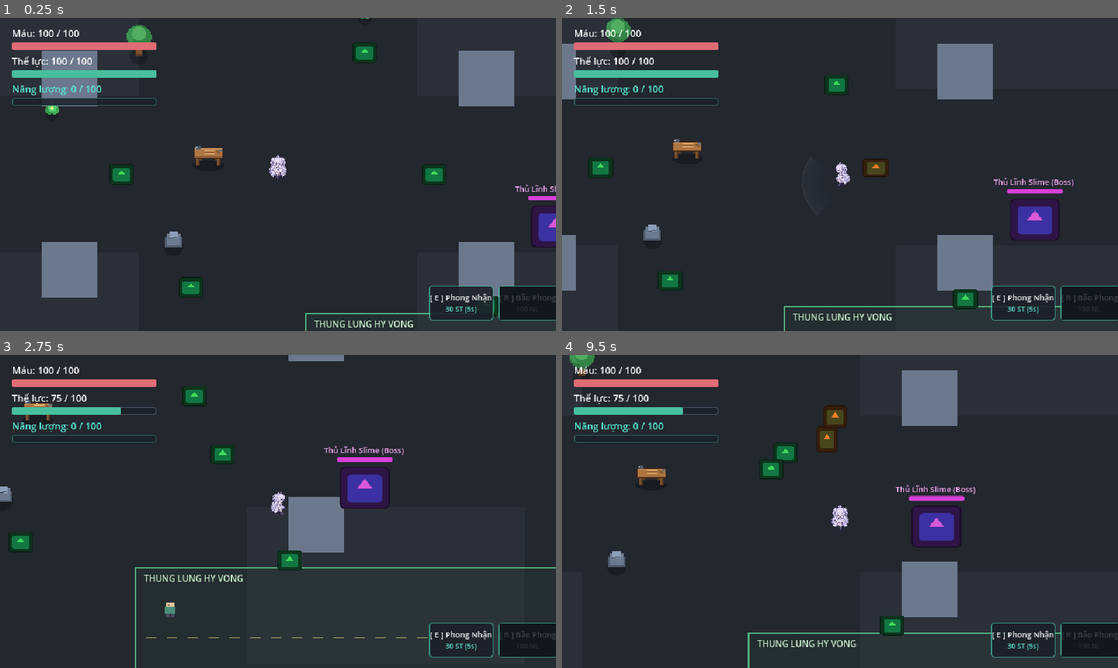
Above: before the commit, frames 1-4 (two rows, left to right).
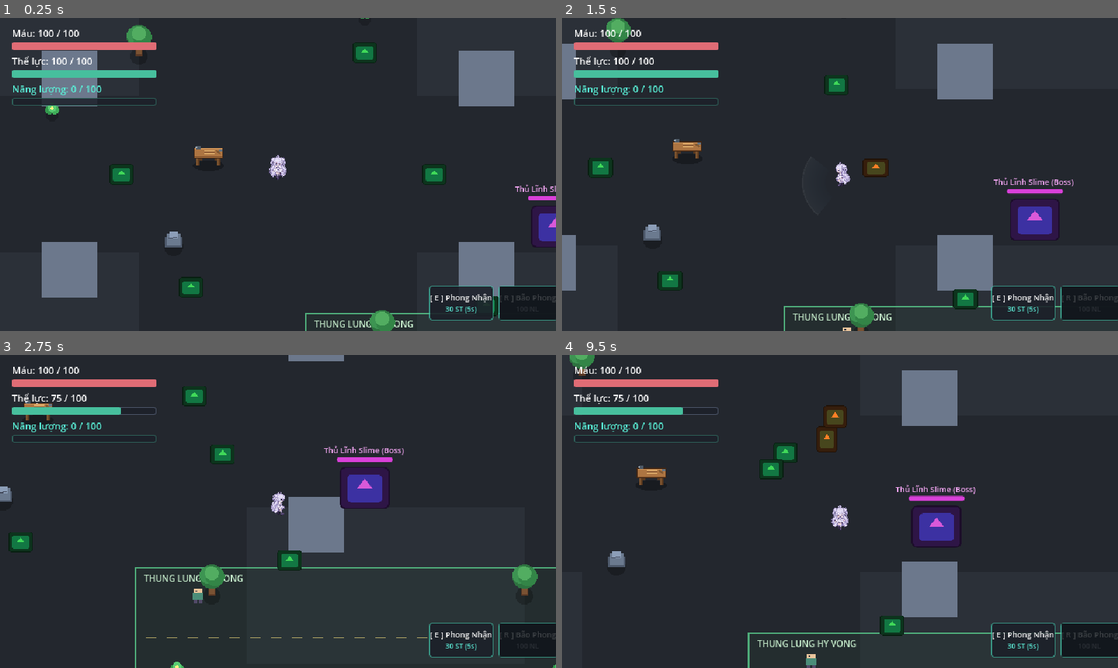
Above: after the commit, the same moments.

Repository: atheist1504/Shiroi-Game
Game: Godot game, scene res://main.tscn
Two runs of this game, one before a commit and one after it. Both use one fixed random seed, a clock stepped at 60 frames per second and the inputs below. The engine's default icon, where the game draws it, is replaced by a stand-in: a white triangle on a blue panel in a dark square.
Inputs (mouse positions are in pixels of both pictures, inside the frame that each line leads up to):
- Up to frame 1 (0.25 s): no input
- Up to frame 2 (1.5 s): tap Enter at 0.5 s; move the mouse to (962, 158) at 0.52 s; hold D (move_right) 0.53-1.28 s; hold F (interact) 0.53-1.28 s; click (962, 158) at 0.67 s; move the mouse to (728, 190) at 1.27 s; hold S (move_down) from 1.28 s (still down); click (728, 190) at 1.35 s
- Up to frame 3 (2.75 s): tap F (interact) at 1.55 s; move the mouse to (333, 442) at 2.02 s; release S (move_down) at 2.03 s; hold D (move_right) from 2.03 s (still down); hold F (interact) from 2.03 s (still down); tap Space (dodge) at 2.1 s
- Up to frame 4 (9.5 s): move the mouse to (812, 574) at 2.77 s; release D (move_right) at 2.78 s; release F (interact) at 2.78 s; hold W (move_up) 2.78-3.53 s; tap F (interact) at 2.85, 3.8, 4.55, 5.3, 6.8, 8.3 s; click (812, 574) at 2.92 s; move the mouse to (1006, 558) at 3.52 s; hold Right mouse button (sprint) 3.53-4.28 s; hold A (move_left) 3.53-5.03 s; move the mouse to (673, 464) at 4.27 s; tap G (toggle_build_mode) at 4.35 s; move the mouse to (867, 511) at 5.02 s; hold S (move_down) 5.03-5.75 s; hold J (toggle_journal) 5.03-5.75 s; click (867, 511) at 5.17 s; click "✕" at 5.75 s; move the mouse to (756, 433) at 6.52 s; hold D (move_right) 6.53-7.28 s; tap Shift at 6.6 s; move the mouse to (962, 495) at 7.27 s; hold W (move_up) 7.28-8.03 s; hold F (interact) 7.28-8.03 s; move the mouse to (728, 527) at 8.02 s; hold D (move_right) 8.03-8.78 s; click (728, 527) at 8.1 s; move the mouse to (895, 442) at 8.77 s; hold S (move_down) from 8.78 s (still down); hold F (interact) from 8.78 s (still down); tap Space (dodge) at 8.85 s

The runs differ from the first frame. In frame 1, 0.2% of the frame differs, in the area x 66-72%, y 93-100%; in frame 2, 0.3%; in frame 3, 0.8%, in the area x 29-100%, y 66-100%; in frame 4, less than 0.1%.

Commit message:
Add world clock, resource respawn, and fix NPC gather loop
Resources now respawn on a saved world clock, the base has its own
resource nodes, and NPCs reach resources and real storage footprints.
Tests run headless through tests/run_tests.ps1.

Co-Authored-By: Claude Opus 5.5 <noreply@anthropic.com>

Diff:
--- a/main.tscn
+++ b/main.tscn
@@ -310,6 +310,48 @@
 
 [node name="ResourceNodes" type="Node2D" parent="."]
 
+[node name="BaseTree01" parent="ResourceNodes" instance=ExtResource("10_res_node")]
+position = Vector2(760, 548)
+node_id = &"hv_tree_01"
+node_type = "tree"
+resource_id = &"wood"
+yield_amount = 3
+
+[node name="BaseTree02" parent="ResourceNodes" instance=ExtResource("10_res_node")]
+position = Vector2(1120, 548)
+node_id = &"hv_tree_02"
+node_type = "tree"
+resource_id = &"wood"
+yield_amount = 3
+
+[node name="BaseRock01" parent="ResourceNodes" instance=ExtResource("10_res_node")]
+position = Vector2(880, 652)
+node_id = &"hv_rock_01"
+node_type = "rock"
+resource_id = &"stone"
+yield_amount = 3
+
+[node name="BaseRock02" parent="ResourceNodes" instance=ExtResource("10_res_node")]
+position = Vector2(1040, 652)
+node_id = &"hv_rock_02"
+node_type = "rock"
+resource_id = &"stone"
+yield_amount = 3
+
+[node name="BaseHerb01" parent="ResourceNodes" instance=ExtResource("10_res_node")]
+position = Vector2(720, 640)
+node_id = &"hv_herb_01"
+node_type = "herb"
+resource_id = &"herb"
+yield_amount = 3
+
+[node name="BaseHerb02" parent="ResourceNodes" instance=ExtResource("10_res_node")]
+position = Vector2(1160, 640)
+node_id = &"hv_herb_02"
+node_type = "herb"
+resource_id = &"herb"
+yield_amount = 3
+
 [node name="Tree01" parent="ResourceNodes" instance=ExtResource("10_res_node")]
 position = Vector2(280, 160)
 node_id = &"tree_01"
--- a/project.godot
+++ b/project.godot
@@ -25,6 +25,7 @@
 NotificationManager="*res://scripts/notification_manager.gd"
 CraftingManager="*res://scripts/crafting_manager.gd"
 BaseManager="*res://scripts/base_manager.gd"
+WorldClock="*res://scripts/world_clock.gd"
 
 [display]
 
--- a/scripts/base_building.gd
+++ b/scripts/base_building.gd
@@ -34,6 +34,9 @@
 		collision_layer = 0 if is_preview else 1
 		_configure_collision()
 		queue_redraw()
+
+func get_footprint() -> Vector2:
+	return _footprint
 
 func set_preview_valid(valid: bool) -> void:
 	if _placement_valid == valid:
--- a/scripts/base_manager.gd
+++ b/scripts/base_manager.gd
@@ -295,8 +295,9 @@
 		return "Vị trí va chạm với '%s'." % collider_name
 
 	# ResourceNode dùng collision layer 0 nên được kiểm tra trực tiếp.
+	# Điểm đã cạn vẫn chặn vì sẽ hồi sinh lại đúng vị trí đó.
 	for node in get_tree().get_nodes_in_group("resource_nodes"):
-		if not is_instance_valid(node) or node.get("is_harvested") == true:
+		if not is_instance_valid(node):
 			continue
 		var resource_node := node as Node2D
 		if not resource_node:
--- a/scripts/npc_manager.gd
+++ b/scripts/npc_manager.gd
@@ -25,7 +25,9 @@
 var _work_remaining: float = 0.0
 var _idle_retry: float = 0.0
 const WORK_DURATION: float = 2.0
-const INTERACTION_RANGE: float = 20.0
+# 20px tới điểm tương tác + tối đa ~11px lệch do đường đi được làm tròn về tâm ô lưới.
+const INTERACTION_RANGE: float = 32.0
+const BUILDING_INTERACTION_GAP: float = 16.0
 const RETRY_DELAY: float = 2.0
 
 func _process(delta: float) -> void:
@@ -277,7 +279,7 @@
 		if not building or StringName(str(building.get("building_type_id"))) != &"storage":
 			continue
 		var building_id := StringName(str(building.get("instance_id")))
-		var interaction_point := _nearest_interaction_point(building.global_position)
+		var interaction_point := _nearest_building_interaction_point(building)
 		if not is_finite(interaction_point.x):
 			continue
 		var path := _get_path_to(interaction_point)
@@ -325,7 +327,15 @@
 	_emit_status()
 
 func _nearest_interaction_point(center: Vector2) -> Vector2:
-	var candidates: Array[Vector2] = [center + Vector2(20, 0), center + Vector2(-20, 0), center + Vector2(0, 20), center + Vector2(0, -20)]
+	return _closest_reachable_point([center + Vector2(20, 0), center + Vector2(-20, 0), center + Vector2(0, 20), center + Vector2(0, -20)])
+
+# Công trình có va chạm theo footprint, nên điểm đứng phải nằm ngoài cả bốn cạnh.
+func _nearest_building_interaction_point(building: Node2D) -> Vector2:
+	var center := building.global_position
+	var offset: Vector2 = (building.call("get_footprint") as Vector2) * 0.5 + Vector2(BUILDING_INTERACTION_GAP, BUILDING_INTERACTION_GAP)
+	return _closest_reachable_point([center + Vector2(offset.x, 0), center - Vector2(offset.x, 0), center + Vector2(0, offset.y), center - Vector2(0, offset.y)])
+
+func _closest_reachable_point(candidates: Array[Vector2]) -> Vector2:
 	var best := Vector2.INF
 	var best_distance := INF
 	for candidate in candidates:
@@ -353,7 +363,9 @@
 	return null
 
 func _distance_to_building(position: Vector2, building: Node2D) -> float:
-	return position.distance_to(building.global_position)
+	var half: Vector2 = (building.call("get_footprint") as Vector2) * 0.5
+	var closest := position.clamp(building.global_position - half, building.global_position + half)
+	return position.distance_to(closest)
 
 func get_debug_status() -> String:
 	if not is_instance_valid(_npc):
--- a/scripts/resource_node.gd
+++ b/scripts/resource_node.gd
@@ -5,6 +5,10 @@
 @export var node_type: String = "tree" # "tree", "rock", "herb"
 @export var resource_id: StringName = &"wood"
 @export var yield_amount: int = 3
+@export var respawn_seconds: float = 0.0 # 0 = dùng mặc định theo loại tài nguyên
+
+const DEFAULT_RESPAWN_SECONDS: Dictionary = {&"wood": 60.0, &"stone": 90.0, &"herb": 45.0}
+const FALLBACK_RESPAWN_SECONDS: float = 60.0
 
 @onready var prompt_label: Label = $PromptLabel
 @onready var collision_shape: CollisionShape2D = $CollisionShape2D
@@ -12,8 +16,18 @@
 var player_inside: bool = false
 var is_harvested: bool = false
 var _reserved_by_npc: StringName = &""
+var _fade_tween: Tween = null
+
+func _process(_delta: float) -> void:
+	var clock := get_node_or_null("/root/WorldClock")
+	if not clock:
+		return
+	var respawn_at := _get_respawn_at()
+	if respawn_at >= 0.0 and float(clock.call("get_time")) >= respawn_at:
+		set_harvested(false, false)
 
 func _ready() -> void:
+	set_process(false)
 	collision_layer = 0
 	collision_mask = 2 # Player layer
 	add_to_group("resource_nodes")
@@ -41,6 +55,8 @@
 		get_viewport().set_input_as_handled()
 
 func _try_gather() -> void:
+	if is_harvested:
+		return
 	var inv_mgr = get_node_or_null("/root/InventoryManager")
 	if not inv_mgr:
 		return
@@ -80,16 +96,64 @@
 		if world_state and world_state.has_method("set_flag"):
 			world_state.set_flag(StringName("harvested_" + str(node_id)), true)
 
+		_schedule_respawn_if_needed()
+
 		# Hiệu ứng mờ dần khi biến mất
-		var tween := create_tween()
-		tween.tween_property(self, "modulate:a", 0.0, 0.25)
-		tween.tween_callback(func(): visible = false)
+		_kill_fade()
+		_fade_tween = create_tween()
+		_fade_tween.tween_property(self, "modulate:a", 0.0, 0.25)
+		_fade_tween.tween_callback(func(): visible = false)
 	else:
+		_kill_fade()
 		visible = true
 		modulate.a = 1.0
 		if collision_shape:
 			collision_shape.set_deferred("disabled", false)
+		_clear_harvest_flags()
+		set_process(false)
+		if player_inside and prompt_label:
+			prompt_label.text = _get_prompt_text()
+			prompt_label.visible = true
 	_reserved_by_npc = &""
+
+func get_respawn_duration() -> float:
+	if respawn_seconds > 0.0:
+		return respawn_seconds
+	return float(DEFAULT_RESPAWN_SECONDS.get(resource_id, FALLBACK_RESPAWN_SECONDS))
+
+# Mốc hồi sinh nằm trong WorldState nên được lưu cùng save; F9 không đặt lại giờ.
+func _get_respawn_at() -> float:
+	var world_state = get_node_or_null("/root/WorldState")
+	if not world_state:
+		return -1.0
+	return float(world_state.get_flag(_respawn_flag_id(), -1.0))
+
+func _schedule_respawn_if_needed() -> void:
+	var clock := get_node_or_null("/root/WorldClock")
+	var world_state = get_node_or_null("/root/WorldState")
+	if not clock or not world_state:
+		return
+	if _get_respawn_at() < 0.0:
+		world_state.set_flag(_respawn_flag_id(), float(clock.call("get_time")) + get_respawn_duration())
+	set_process(true)
+
+func _clear_harvest_flags() -> void:
+	var world_state = get_node_or_null("/root/WorldState")
+	if not world_state:
+		return
+	var harvested_flag := StringName("harvested_" + str(node_id))
+	if world_state.get_flag(harvested_flag) == true:
+		world_state.set_flag(harvested_flag, false)
+	if _get_respawn_at() >= 0.0:
+		world_state.set_flag(_respawn_flag_id(), -1.0)
+
+func _respawn_flag_id() -> StringName:
+	return StringName("respawn_at_" + str(node_id))
+
+func _kill_fade() -> void:
+	if _fade_tween and _fade_tween.is_valid():
+		_fade_tween.kill()
+	_fade_tween = null
 
 func is_available_for_npc(npc_id: StringName) -> bool:
 	return not is_harvested and (_reserved_by_npc == StringName() or _reserved_by_npc == npc_id)
--- a/scripts/save_manager.gd
+++ b/scripts/save_manager.gd
@@ -170,11 +170,13 @@
 	if npc_manager and npc_manager.has_method("to_dict"):
 		npc_state = npc_manager.call("to_dict")
 
+	var world_clock_node := get_node_or_null("/root/WorldClock")
 	var save_dict: Dictionary = {
 		"schema_version": SCHEMA_VERSION,
 		"game_version": GAME_VERSION,
 		"save_timestamp": Time.get_datetime_string_from_system(false, true),
 		"playtime_seconds": playtime_seconds,
+		"world_clock": world_clock_node.call("to_dict") if world_clock_node else {},
 		"scene": current_scene_path,
 		"player": player_data,
 		"world_state": world_state_dict,
@@ -305,6 +307,9 @@
 
 	# 1. Khôi phục thời gian chơi
 	playtime_seconds = float(data.get("playtime_seconds", 0.0))
+	var world_clock_node := get_node_or_null("/root/WorldClock")
+	if world_clock_node:
+		world_clock_node.call("load_from_dict", data.get("world_clock", {}))
 
 	# 2. Khôi phục WorldState (nạp im lặng)
 	var world_state_node = get_node_or_null("/root/WorldState")
@@ -524,6 +529,10 @@
 		return {"valid": false, "error": "HP trong player snapshot không hợp lệ."}
 	if data.has("inventory") and not (data["inventory"] is Dictionary):
 		return {"valid": false, "error": "Dữ liệu inventory không hợp lệ."}
+	if data.has("world_clock"):
+		var snapshot_clock := get_node_or_null("/root/WorldClock")
+		if snapshot_clock and not snapshot_clock.call("is_valid_snapshot", data["world_clock"]):
+			return {"valid": false, "error": "Đồng hồ thế giới trong file lưu không hợp lệ."}
 	if data.has("harvested_resources") and not (data["harvested_resources"] is Array):
 		return {"valid": false, "error": "Danh sách tài nguyên đã thu thập không hợp lệ."}
 	if data.has("ground_pickups"):
--- /dev/null
+++ b/scripts/world_clock.gd
@@ -0,0 +1,35 @@
+extends Node
+
+# WorldClock - Đồng hồ thế giới dùng chung (Bước 21.3).
+# Thời gian chỉ trôi khi đang chơi: dừng khi game tạm dừng, không tính lúc tắt game,
+# và được SaveManager lưu nên F9 quay về đúng thời điểm trong bản lưu.
+
+const SCHEMA_VERSION: int = 1
+
+var _elapsed: float = 0.0
+
+func _process(delta: float) -> void:
+	_elapsed += delta
+
+func get_time() -> float:
+	return _elapsed
+
+func advance(seconds: float) -> void:
+	if seconds > 0.0:
+		_elapsed += seconds
+
+func to_dict() -> Dictionary:
+	return {"schema_version": SCHEMA_VERSION, "elapsed": _elapsed}
+
+static func is_valid_snapshot(data: Variant) -> bool:
+	if not data is Dictionary or int(data.get("schema_version", 0)) > SCHEMA_VERSION:
+		return false
+	var elapsed := float(data.get("elapsed", 0.0))
+	return is_finite(elapsed) and elapsed >= 0.0
+
+# Save cũ không có đồng hồ sẽ bắt đầu lại từ 0; mốc hồi sinh của chúng được tạo mới khi tải.
+func load_from_dict(data: Dictionary) -> bool:
+	if not is_valid_snapshot(data):
+		return false
+	_elapsed = float(data.get("elapsed", 0.0))
+	return true
--- a/tests/test_step16.gd
+++ b/tests/test_step16.gd
@@ -1,7 +1,10 @@
 extends SceneTree
 
 # Kịch bản kiểm thử toàn diện Bước 16: Input Control V2 + Persistent Save & Load System
-func _init() -> void:
+func _initialize() -> void:
+	call_deferred("_run")
+
+func _run() -> void:
 	print("==================================================")
 	print(" BẮT ĐẦU KIỂM THỬ BƯỚC 16: INPUT CONTROL V2 & SAVE/LOAD")
 	print("==================================================")
--- a/tests/test_step17.gd
+++ b/tests/test_step17.gd
@@ -1,7 +1,15 @@
 extends SceneTree
 
 # Kịch bản kiểm thử toàn diện Bước 17: Inventory, Resource Gathering, Loot & Notifications
-func _init() -> void:
+func _initialize() -> void:
+	call_deferred("_run")
+
+func _run() -> void:
+	# Test tự tạo các manager; bỏ autoload cùng tên để game và test dùng chung một bản.
+	for autoload_name in ["InventoryManager", "NotificationManager", "EventBus", "WorldState", "QuestManager", "SaveManager"]:
+		var existing := root.get_node_or_null(autoload_name)
+		if existing:
+			existing.free()
 	print("==================================================")
 	print(" BẮT ĐẦU KIỂM THỬ BƯỚC 17: INVENTORY, LOOT & NOTIFICATIONS")
 	print("==================================================")
--- a/tests/test_step18.gd
+++ b/tests/test_step18.gd
@@ -1,7 +1,15 @@
 extends SceneTree
 
 # Kịch bản kiểm thử toàn diện Bước 18: Crafting, Resource Processing, Consumables & Inventory Tests
-func _init() -> void:
+func _initialize() -> void:
+	call_deferred("_run")
+
+func _run() -> void:
+	# Test tự tạo các manager; bỏ autoload cùng tên để game và test dùng chung một bản.
+	for autoload_name in ["InventoryManager", "NotificationManager", "EventBus", "WorldState", "CraftingManager", "SaveManager"]:
+		var existing := root.get_node_or_null(autoload_name)
+		if existing:
+			existing.free()
 	print("==================================================")
 	print(" BẮT ĐẦU KIỂM THỬ BƯỚC 18: CRAFTING & CONSUMABLES")
 	print("==================================================")
@@ -209,6 +217,7 @@
 	mock_player.current_health = 40.0
 	mock_player.max_health = 100.0
 	root.add_child(mock_player)
+	mock_player.current_health = 40.0 # player.gd đặt đầy máu trong _ready
 
 	inv_mgr.call("_init_empty_slots")
 	inv_mgr.call("add_item", &"small_health_potion", 2)
--- a/tests/test_step19.gd
+++ b/tests/test_step19.gd
@@ -33,6 +33,10 @@
 
 	var main_packed_scene := load("res://main.tscn") as PackedScene
 	var scene := main_packed_scene.instantiate()
+	# Bỏ tài nguyên căn cứ để NPC đứng yên, không đi ngang ô đặt công trình của test.
+	for resource_node in scene.get_node("ResourceNodes").get_children():
+		if str(resource_node.get("node_id")).begins_with("hv_"):
+			resource_node.free()
 	root.add_child(scene)
 	current_scene = scene
 	await process_frame
--- a/tests/test_step20_3.gd
+++ b/tests/test_step20_3.gd
@@ -9,6 +9,10 @@
 func _run() -> void:
 	var packed := load("res://main.tscn") as PackedScene
 	var scene := packed.instantiate()
+	# Bỏ tài nguyên căn cứ để NPC đứng yên, không đi ngang ô đặt công trình của test.
+	for resource_node in scene.get_node("ResourceNodes").get_children():
+		if str(resource_node.get("node_id")).begins_with("hv_"):
+			resource_node.free()
 	root.add_child(scene)
 	current_scene = scene
 	await process_frame
--- a/tests/test_step21_1_2.gd
+++ b/tests/test_step21_1_2.gd
@@ -17,6 +17,10 @@
 	_prepare_test_slot()
 	var packed := load("res://main.tscn") as PackedScene
 	var scene := packed.instantiate()
+	# Test này chỉ kiểm tra FSM và tìm đường; bỏ tài nguyên căn cứ để NPC không tự đi làm.
+	for resource_node in scene.get_node("ResourceNodes").get_children():
+		if str(resource_node.get("node_id")).begins_with("hv_"):
+			resource_node.free()
 	root.add_child(scene)
 	current_scene = scene
 	await process_frame
@@ -97,6 +101,8 @@
 	(npc as Node2D).global_position = Vector2(720, 560)
 	npc.call("set_idle")
 	_check(bool(npc_manager.call("request_destination", first_destination)), "NPC is moving before save")
+	# Giữ NPC đứng yên trong lúc chờ lưu để vị trí trong file khớp vị trí so sánh.
+	npc.set_physics_process(false)
 	var saved_position: Vector2 = (npc as Node2D).global_position
 	var save_manager := root.get_node("SaveManager")
 	var event_bus := root.get_node("EventBus")
--- /dev/null
+++ b/tests/test_step21_3.gd
@@ -0,0 +1,180 @@
+extends SceneTree
+
+# Bước 21.3: đồng hồ thế giới, hồi sinh tài nguyên, Save/Load và vòng lặp NPC lặp lại.
+const TEST_SLOT := 97
+
+var _passed := 0
+var _total := 0
+
+func _initialize() -> void:
+	call_deferred("_run")
+
+func _run() -> void:
+	var scene := (load("res://main.tscn") as PackedScene).instantiate()
+	root.add_child(scene)
+	current_scene = scene
+	await process_frame
+	await physics_frame
+	await physics_frame
+	var npc_manager: Node = scene.get_node("NPCManager")
+	npc_manager.set_process(false)
+	var clock := root.get_node("WorldClock")
+	var world_state := root.get_node("WorldState")
+	var save_manager := root.get_node("SaveManager")
+	var nodes: Node = scene.get_node("ResourceNodes")
+
+	var base_rect := Rect2(Vector2(672, 520), Vector2(544, 160))
+	var base_nodes: Array[Node2D] = []
+	for id in [&"hv_tree_01", &"hv_tree_02", &"hv_rock_01", &"hv_rock_02", &"hv_herb_01", &"hv_herb_02"]:
+		var found := _find_node(nodes, id)
+		if found and base_rect.has_point(found.global_position):
+			base_nodes.append(found)
+	_check(base_nodes.size() == 6, "Căn cứ có đủ 6 điểm tài nguyên nằm trong BasePlot")
+	if base_nodes.size() != 6:
+		_finish()
+		return
+
+	var tree := _find_node(nodes, &"hv_tree_01")
+	var rock := _find_node(nodes, &"hv_rock_01")
+	var herb := _find_node(nodes, &"hv_herb_01")
+	_check(is_equal_approx(float(tree.call("get_respawn_duration")), 60.0), "Gỗ hồi sau 60 giây")
+	_check(is_equal_approx(float(rock.call("get_respawn_duration")), 90.0), "Đá hồi sau 90 giây")
+	_check(is_equal_approx(float(herb.call("get_respawn_duration")), 45.0), "Thảo dược hồi sau 45 giây")
+
+	var start := float(clock.call("get_time"))
+	tree.call("set_harvested", true, false)
+	var respawn_at := float(world_state.call("get_flag", &"respawn_at_hv_tree_01", -1.0))
+	_check(absf(respawn_at - (start + 60.0)) < 1.0, "Khai thác đặt mốc hồi sinh theo đồng hồ thế giới")
+	clock.call("advance", 30.0)
+	await process_frame
+	_check(bool(tree.get("is_harvested")), "Chưa đến giờ thì tài nguyên chưa hồi")
+
+	# F9 giữ nguyên mốc giờ: lưu khi còn ~30 giây, chơi tiếp đến khi hồi, rồi tải lại.
+	_check(await _save(save_manager), "Lưu game khi tài nguyên đang chờ hồi")
+	var saved_clock := float(clock.call("get_time"))
+	var node_count := nodes.get_child_count()
+	clock.call("advance", 40.0)
+	await process_frame
+	await process_frame
+	_check(not bool(tree.get("is_harvested")), "Đến giờ thì tài nguyên hồi lại")
+	_check(float(world_state.call("get_flag", &"respawn_at_hv_tree_01", -1.0)) < 0.0 and world_state.call("get_flag", &"harvested_hv_tree_01") != true, "Hồi sinh xóa trạng thái đã cạn trong WorldState")
+	_check(await _load(save_manager), "F9 tải lại bản lưu")
+	_check(absf(float(clock.call("get_time")) - saved_clock) < 1.0, "F9 khôi phục đồng hồ thế giới")
+	_check(bool(tree.get("is_harvested")), "F9 khôi phục tài nguyên về trạng thái đã cạn")
+	_check(is_equal_approx(float(world_state.call("get_flag", &"respawn_at_hv_tree_01", -1.0)), respawn_at), "F9 không đặt lại mốc hồi sinh")
+	_check(nodes.get_child_count() == node_count, "F9 không tạo thêm node tài nguyên")
+	_check(await _load(save_manager), "Tải lại lần hai")
+	_check(is_equal_approx(float(world_state.call("get_flag", &"respawn_at_hv_tree_01", -1.0)), respawn_at) and nodes.get_child_count() == node_count, "Tải liên tiếp vẫn giữ nguyên dữ liệu")
+	clock.call("advance", 40.0)
+	await process_frame
+	await process_frame
+	_check(not bool(tree.get("is_harvested")), "Sau F9 tài nguyên vẫn hồi theo giờ đã lưu")
+
+	# Save cũ: không có world_clock và không có mốc hồi sinh.
+	tree.call("set_harvested", true, false)
+	_check(await _save(save_manager), "Lưu bản dùng để giả lập save cũ")
+	_check(_strip_to_old_save(), "Chuyển file thành dạng save cũ")
+	_check(await _load(save_manager), "Save cũ vẫn tải được")
+	_check(float(clock.call("get_time")) < 5.0, "Save cũ bắt đầu đồng hồ từ đầu")
+	var old_respawn := float(world_state.call("get_flag", &"respawn_at_hv_tree_01", -1.0))
+	_check(bool(tree.get("is_harvested")) and old_respawn > 0.0 and old_respawn <= float(clock.call("get_time")) + 60.5, "Tài nguyên đã cạn trong save cũ được đặt giờ hồi mới")
+	clock.call("advance", 61.0)
+	await process_frame
+	await process_frame
+	_check(not bool(tree.get("is_harvested")), "Tài nguyên trong save cũ hồi được")
+
+	# Vòng lặp NPC với kho thật có va chạm: khai thác, giao, chờ hồi, khai thác lại.
+	var storage := BaseBuilding.new()
+	var shape := CollisionShape2D.new()
+	shape.name = "CollisionShape2D"
+	storage.add_child(shape)
+	storage.configure(load("res://data/buildings/storage.tres"), &"step21_3_storage", &"hope_valley_base", Vector2i(54, 37))
+	scene.add_child(storage)
+	await physics_frame
+	await physics_frame
+	npc_manager.call("refresh_navigation")
+	for node in base_nodes:
+		if node != tree:
+			node.set("respawn_seconds", 100000.0)
+			node.call("set_harvested", true, false)
+	var base_manager := root.get_node("BaseManager")
+	base_manager.call("unlock_base_for_debug")
+	_check(bool(rock.get("is_harvested")) and not bool(base_manager.call("can_place_at", &"storage", Vector2i(55, 41))), "Không được xây đè lên điểm tài nguyên đã cạn")
+	var npc: Node = npc_manager.call("get_npc")
+	if not npc:
+		_check(false, "NPC tồn tại để chạy vòng lặp")
+		_finish()
+		return
+	npc.set("move_speed", 180.0)
+	npc_manager.set_process(true)
+	await _wait_until(func() -> bool: return _stored(storage) == 3, 900)
+	_check(_stored(storage) == 3, "NPC khai thác và giao đúng 3 gỗ vào kho thật có va chạm")
+	_check(bool(tree.get("is_harvested")), "Tài nguyên đã cạn sau khi NPC khai thác")
+	_check(int(npc.call("cargo_used")) == 0, "Túi NPC trống sau khi giao")
+	clock.call("advance", 61.0)
+	await _wait_until(func() -> bool: return _stored(storage) == 6, 900)
+	_check(_stored(storage) == 6, "NPC tự khai thác lại sau khi tài nguyên hồi sinh")
+	_cleanup_slot()
+	_finish()
+
+func _stored(storage: Node) -> int:
+	var total := 0
+	for slot in root.get_node("BaseManager").call("get_storage_contents", storage.get("instance_id")):
+		if slot.get("item_id") == &"wood":
+			total += int(slot.get("amount", 0))
+	return total
+
+func _find_node(parent: Node, id: StringName) -> Node2D:
+	for child in parent.get_children():
+		if child.get("node_id") == id:
+			return child as Node2D
+	return null
+
+func _slot_path() -> String:
+	return "user://saves/slot_%02d.json" % TEST_SLOT
+
+func _strip_to_old_save() -> bool:
+	var file := FileAccess.open(_slot_path(), FileAccess.READ)
+	if not file:
+		return false
+	var data: Variant = JSON.parse_string(file.get_as_text())
+	file.close()
+	if not data is Dictionary:
+		return false
+	data.erase("world_clock")
+	data["world_state"]["world_flags"].erase("respawn_at_hv_tree_01")
+	var out := FileAccess.open(_slot_path(), FileAccess.WRITE)
+	if not out:
+		return false
+	out.store_string(JSON.stringify(data))
+	out.close()
+	return true
+
+func _cleanup_slot() -> void:
+	DirAccess.remove_absolute(ProjectSettings.globalize_path(_slot_path()))
+
+func _save(save_manager: Node) -> bool:
+	await create_timer(0.45).timeout
+	return bool(save_manager.call("save_game", TEST_SLOT))
+
+func _load(save_manager: Node) -> bool:
+	await create_timer(0.45).timeout
+	return bool(save_manager.call("load_game", TEST_SLOT))
+
+func _wait_until(predicate: Callable, max_frames: int) -> void:
+	for _frame in max_frames:
+		if predicate.call():
+			return
+		await physics_frame
+
+func _check(ok: bool, description: String) -> void:
+	_total += 1
+	if ok:
+		_passed += 1
+		print("PASS: " + description)
+	else:
+		printerr("FAIL: " + description)
+
+func _finish() -> void:
+	print("Step 21.3 checks: %d/%d passed" % [_passed, _total])
+	quit(0 if _passed == _total else 1)
Not shown, added: scripts/world_clock.gd.uid
Not shown, changed: PROJECT_STATUS.md
Not shown, added: tests/run_tests.ps1
